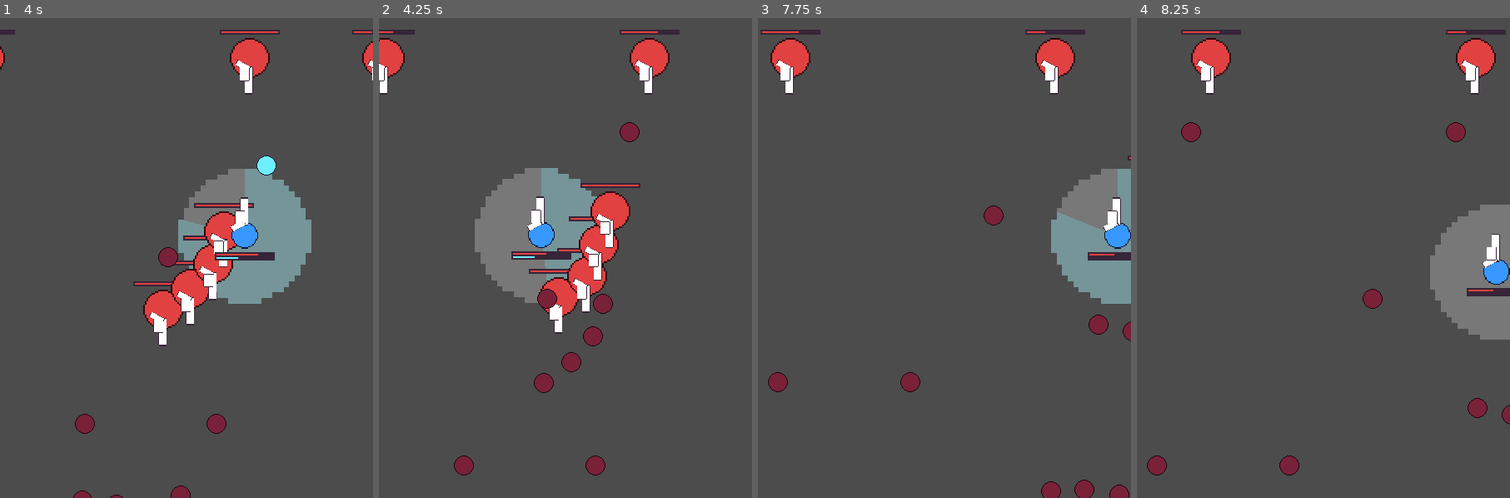
Above: before the commit, frames 1-4 (left to right).
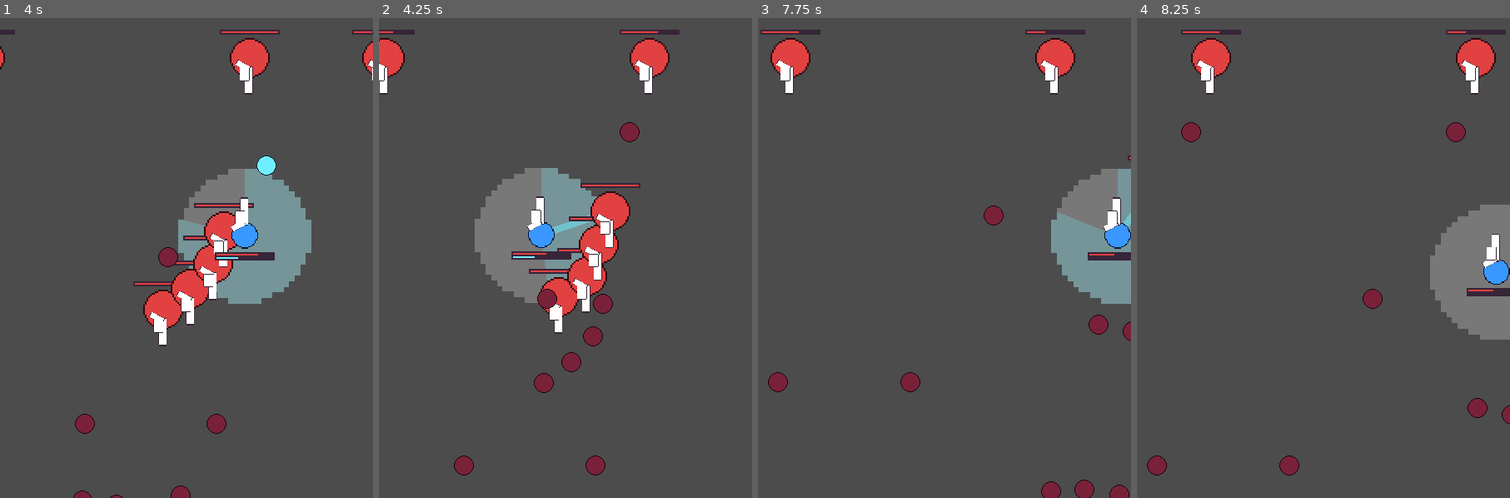
Above: after the commit, the same moments.

Repository: rthurmed/Ceifador
Game: Godot game, scene res://src/Main.tscn
Same seed, same stepped clock (60 frames per second), same inputs: the game is played once before the commit and once after it.
Inputs:
- Up to frame 1 (4 s): hold Right (player_right) 0.53-1.28 s; hold Z (player_shoot) 0.53-1.28 s; hold Down (player_down) 1.28-2.03 s; tap Z (player_shoot) at 1.35, 2.85 s; hold Right (player_right) 2.03-2.78 s; hold Z (player_shoot) 2.03-2.78 s; hold Up (player_up) 2.78-3.53 s; hold Left (player_left) from 3.53 s (still down); hold Z (player_shoot) from 3.53 s (still down)
- Up to frame 2 (4.25 s): keep holding Left (player_left); keep holding Z (player_shoot)
- Up to frame 3 (7.75 s): release Z (player_shoot) at 4.28 s; tap Z (player_shoot) at 4.35, 5.85, 7.35 s; release Left (player_left) at 5.03 s; hold Down (player_down) 5.03-5.78 s; hold Z (player_shoot) 5.03-5.78 s; hold Right (player_right) 5.78-6.53 s; hold Up (player_up) 6.53-7.28 s; hold Z (player_shoot) 6.53-7.28 s; hold Right (player_right) from 7.28 s (still down)
- Up to frame 4 (8.25 s): release Right (player_right) at 8.03 s; hold Down (player_down) from 8.03 s (still down); hold Z (player_shoot) from 8.03 s (still down)

Frame 1 is identical in both runs. In frame 2, 0.1% of the frame differs, in the area x 46-57%, y 40-45%; in frame 3, less than 0.1%; in frame 4, nothing differs.

Commit message:
Added more energy heal indicators

Diff:
--- a/src/player/Player.gd
+++ b/src/player/Player.gd
@@ -14,6 +14,7 @@
 onready var audio_damage = $Audio/Damage
 onready var audio_laser = $Audio/Laser
 onready var audio_out_of_ammo = $Audio/OutOfAmmo
+onready var audio_energy_heal = $Audio/EnergyHeal
 
 var movement = Vector2.ZERO
 
@@ -79,3 +80,4 @@
 
 func _on_StealArea_stole_energy():
 	energy.heal(ENERGY_HEAL_BY_STEALING)
+	audio_energy_heal.play()
--- a/src/player/Player.tscn
+++ b/src/player/Player.tscn
@@ -12,6 +12,7 @@
 [ext_resource path="res://src/player/StealArea.gd" type="Script" id=10]
 [ext_resource path="res://assets/sfx/hitHurt-out-of-ammo-player.wav" type="AudioStream" id=11]
 [ext_resource path="res://assets/ball.png" type="Texture" id=12]
+[ext_resource path="res://assets/sfx/powerUp.wav" type="AudioStream" id=13]
 
 [sub_resource type="CircleShape2D" id=1]
 radius = 8.0
@@ -66,14 +67,10 @@
 tint_progress = Color( 0.431373, 0.933333, 1, 1 )
 nine_patch_stretch = true
 
-[node name="Sprite" type="Sprite" parent="StealArea"]
-visible = false
-modulate = Color( 1, 1, 1, 0.247059 )
-position = Vector2( 3.33786e-06, 3.39746e-06 )
-scale = Vector2( 3.33333, 3.33333 )
-texture = ExtResource( 3 )
-hframes = 5
-vframes = 3
+[node name="Line" type="Line2D" parent="StealArea"]
+points = PoolVector2Array( 0, 0, -38, 14 )
+width = 4.0
+default_color = Color( 0.431373, 0.933333, 1, 0.498039 )
 
 [node name="CollisionShape2D" type="CollisionShape2D" parent="StealArea"]
 shape = SubResource( 2 )
@@ -112,6 +109,10 @@
 stream = ExtResource( 11 )
 volume_db = -10.0
 
+[node name="EnergyHeal" parent="Audio" instance=ExtResource( 9 )]
+stream = ExtResource( 13 )
+volume_db = -10.0
+
 [connection signal="area_entered" from="Area" to="." method="_on_Area_area_entered"]
 [connection signal="area_entered" from="StealArea" to="StealArea" method="_on_StealArea_area_entered"]
 [connection signal="area_exited" from="StealArea" to="StealArea" method="_on_StealArea_area_exited"]
--- a/src/player/StealArea.gd
+++ b/src/player/StealArea.gd
@@ -7,27 +7,28 @@
 const COLOR_GRABBED = Color('3f6eeeff')
 
 onready var timer: Timer = $Timer
-onready var sprite = $Sprite
 onready var progress = $Progress
+onready var line = $Line
 
 var target = null
 
 
-func _ready():
-	sprite.modulate = COLOR_EMPTY
+func _process(_delta):
+	# update line
+	var has_target = target != null
+	line.visible = has_target
 
+	if has_target:
+		line.points[1] = to_local(target.global_position)
 
-func _process(_delta):
-	# TODO: draw line to target
+	# update radial progress
 	progress.value = Util.timer_percent(timer) * 100
-	pass
 
 
 func _on_StealArea_area_entered(area):
 	if target != null: return
 	target = area
 	timer.start()
-	# sprite.modulate = COLOR_GRABBED
 
 
 func _on_StealArea_area_exited(area: Area2D):
@@ -37,7 +38,6 @@
 	timer.stop()
 
 	target = null
-	# sprite.modulate = COLOR_EMPTY
 
 
 func _on_Timer_timeout():
Not shown: 1 places in src/player/Player.tscn that only renumber resources
